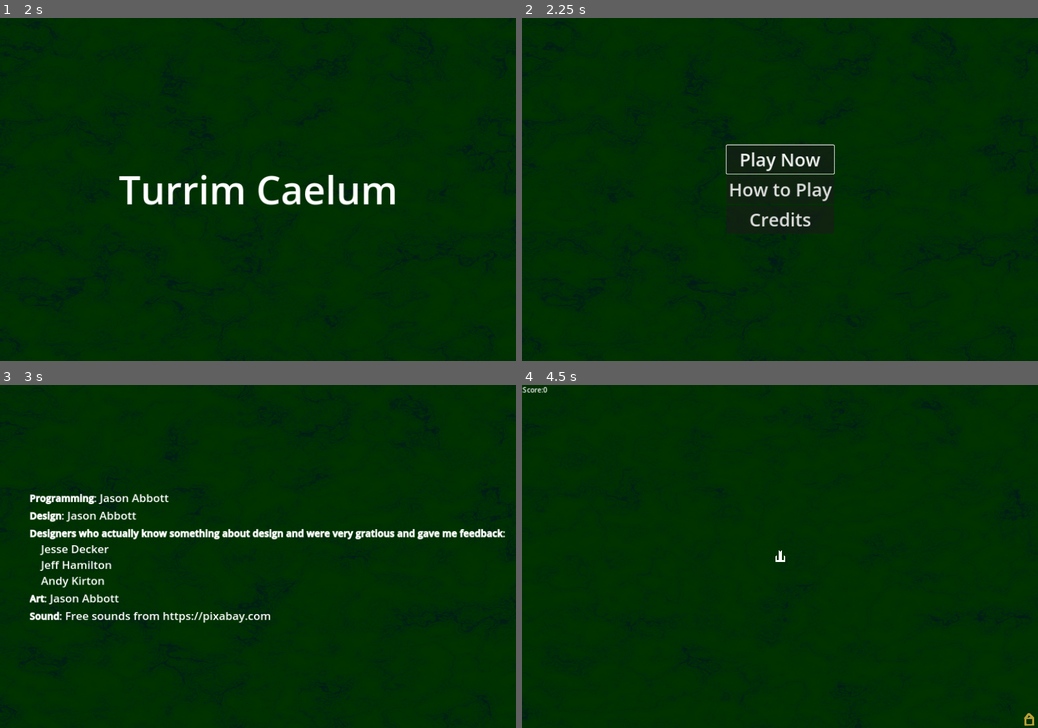
Above: before the commit, frames 1-4 (two rows, left to right).
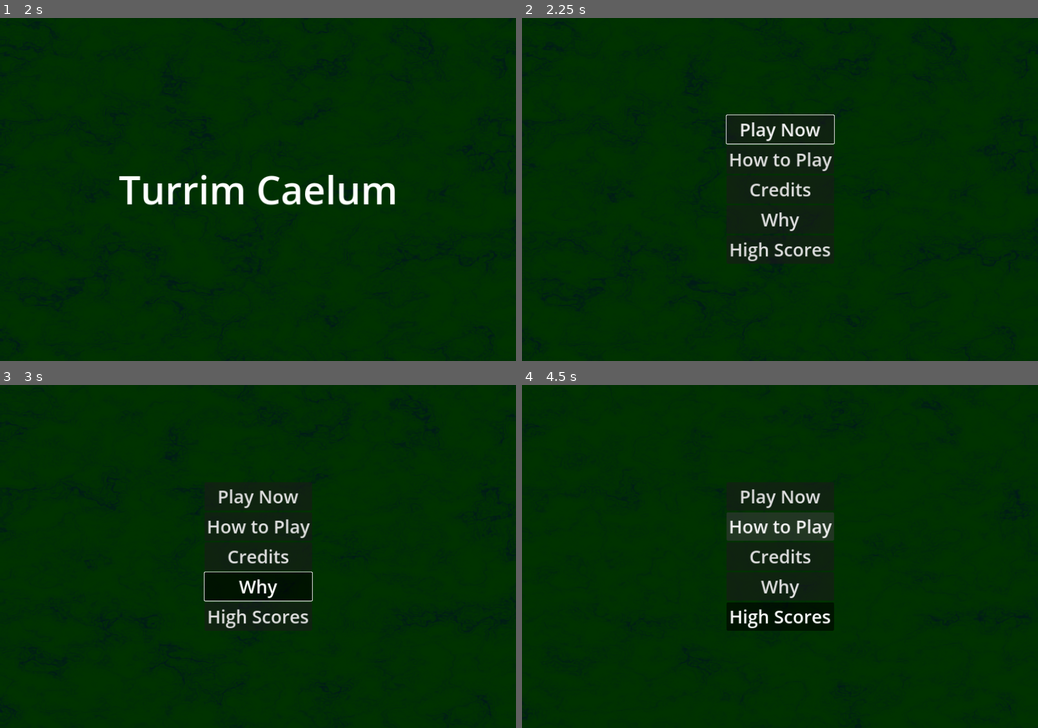
Above: after the commit, the same moments.

Repository: Habidakus/turrim-caelum
Game: Godot game, scene res://Scenes/main.tscn
The game is run twice, just before and just after one commit, with the same random seed, the same clock (stepped at 60 frames per second) and the same inputs. The engine's default icon, where the game draws it, is replaced by a stand-in: a white triangle on a blue panel in a dark square.
Inputs (mouse positions are in pixels of both pictures, inside the frame that each line leads up to):
- Up to frame 1 (2 s): tap Enter (pause) at 0.5 s; move the mouse to (371, 172) at 0.52 s; hold D (move_right) 0.53-1.28 s; click (371, 172) at 0.67 s; tap Space at 1.25 s; move the mouse to (154, 206) at 1.27 s; hold S (move_down) from 1.28 s (still down)
- Up to frame 2 (2.25 s): tap Enter (pause) at 2 s; move the mouse to (831, 114) at 2.02 s; release S (move_down) at 2.03 s; hold D (move_right) from 2.03 s (still down)
- Up to frame 3 (3 s): release D (move_right) at 2.75 s; click (258, 587) at 2.75 s, where only the run after the commit has a clickable "Why"
- Up to frame 4 (4.5 s): click (780, 618) at 3.5 s, where only the run after the commit has a clickable "High Scores"; click (780, 525) at 4.25 s, where only the run before the commit has a clickable "Play Now"

Frame 1 is identical in both runs. In frame 2, 2.3% of the frame differs, in the area x 39-61%, y 28-71%; in frame 3, 6.6%, in the area x 5-98%, y 30-71%; in frame 4, 4.2%.

Commit message:
Added high score list

Diff:
--- /dev/null
+++ b/Scenes/GameState_ShowPage_HighScore.gd
@@ -0,0 +1,13 @@
+extends GameState
+
+func enter_state():
+	get_tree().paused = true
+	%HUD.get_parent().populate_high_score()
+	%HUD.show_high_score()
+
+func exit_state():
+	%HUD.hide_high_score()
+
+func update(_delta):
+	if Input.is_anything_pressed():
+		%GameStateMachine.switch_state("MainMenu")
--- a/Scenes/hud.tscn
+++ b/Scenes/hud.tscn
@@ -241,7 +241,28 @@
 button_group = ExtResource("3_xur4o")
 text = "Credits"
 
+[node name="Menu_Why" type="Button" parent="Menu"]
+layout_mode = 2
+size_flags_vertical = 4
+focus_next = NodePath("../Menu_PlayGame")
+focus_previous = NodePath("../Menu_HowToPlay")
+theme_override_font_sizes/font_size = 42
+toggle_mode = true
+button_group = ExtResource("3_xur4o")
+text = "Why"
+
+[node name="Menu_HighScore" type="Button" parent="Menu"]
+layout_mode = 2
+size_flags_vertical = 4
+focus_next = NodePath("../Menu_PlayGame")
+focus_previous = NodePath("../Menu_HowToPlay")
+theme_override_font_sizes/font_size = 42
+toggle_mode = true
+button_group = ExtResource("3_xur4o")
+text = "High Scores"
+
 [node name="HowToPlay" type="VBoxContainer" parent="."]
+visible = false
 anchors_preset = 15
 anchor_right = 1.0
 anchor_bottom = 1.0
@@ -287,6 +308,63 @@
 fit_content = true
 
 [node name="Bottom_Space" type="RichTextLabel" parent="HowToPlay"]
+layout_mode = 2
+size_flags_vertical = 3
+theme_override_font_sizes/normal_font_size = 26
+theme_override_font_sizes/bold_font_size = 22
+bbcode_enabled = true
+fit_content = true
+
+[node name="HighScoreList" type="VBoxContainer" parent="."]
+visible = false
+anchors_preset = 15
+anchor_right = 1.0
+anchor_bottom = 1.0
+grow_horizontal = 2
+grow_vertical = 2
+
+[node name="Top_Space" type="RichTextLabel" parent="HighScoreList"]
+layout_mode = 2
+size_flags_vertical = 3
+theme_override_font_sizes/normal_font_size = 26
+theme_override_font_sizes/bold_font_size = 22
+bbcode_enabled = true
+fit_content = true
+
+[node name="HBoxContainer" type="HBoxContainer" parent="HighScoreList"]
+layout_mode = 2
+
+[node name="Left Space" type="RichTextLabel" parent="HighScoreList/HBoxContainer"]
+layout_mode = 2
+size_flags_horizontal = 3
+size_flags_vertical = 4
+bbcode_enabled = true
+fit_content = true
+scroll_active = false
+
+[node name="High Score Label" type="RichTextLabel" parent="HighScoreList/HBoxContainer"]
+layout_mode = 2
+size_flags_horizontal = 3
+size_flags_vertical = 4
+theme_override_font_sizes/normal_font_size = 36
+bbcode_enabled = true
+text = "[center]High Scores:[/center]"
+fit_content = true
+scroll_active = false
+
+[node name="Right Spacer" type="RichTextLabel" parent="HighScoreList/HBoxContainer"]
+layout_mode = 2
+size_flags_horizontal = 3
+size_flags_vertical = 4
+bbcode_enabled = true
+fit_content = true
+scroll_active = false
+
+[node name="ListContainer" type="GridContainer" parent="HighScoreList"]
+layout_mode = 2
+columns = 2
+
+[node name="Bottom_Space" type="RichTextLabel" parent="HighScoreList"]
 layout_mode = 2
 size_flags_vertical = 3
 theme_override_font_sizes/normal_font_size = 26
@@ -306,3 +384,5 @@
 [connection signal="pressed" from="Menu/Menu_PlayGame" to="." method="_on_menu_play_game_pressed"]
 [connection signal="pressed" from="Menu/Menu_HowToPlay" to="." method="_on_menu_how_to_play_pressed"]
 [connection signal="pressed" from="Menu/Menu_Credits" to="." method="_on_menu_credits_pressed"]
+[connection signal="pressed" from="Menu/Menu_Why" to="." method="_on_menu_why_pressed"]
+[connection signal="pressed" from="Menu/Menu_HighScore" to="." method="_on_menu_highscore_pressed"]
--- a/Scenes/main.tscn
+++ b/Scenes/main.tscn
@@ -16,6 +16,7 @@
 [ext_resource type="Script" path="res://Scripts/GameState_Playing_GameOver.gd" id="14_sx1bj"]
 [ext_resource type="Script" path="res://Scripts/GameState_ShowPage_HowToPlay.gd" id="15_j06ph"]
 [ext_resource type="Script" path="res://Scripts/GameState_ShowPage_Credits.gd" id="16_yl58h"]
+[ext_resource type="Script" path="res://Scenes/GameState_ShowPage_HighScore.gd" id="17_54e7x"]
 
 [sub_resource type="FastNoiseLite" id="FastNoiseLite_vua4k"]
 
@@ -86,4 +87,7 @@
 [node name="ShowPage_Credits" type="Node" parent="GameStateMachine"]
 script = ExtResource("16_yl58h")
 
+[node name="ShowPage_HighScore" type="Node" parent="GameStateMachine"]
+script = ExtResource("17_54e7x")
+
 [connection signal="increase_score" from="." to="." method="_on_increase_score"]
--- a/Scripts/hud.gd
+++ b/Scripts/hud.gd
@@ -44,6 +44,7 @@
 	$Credits.hide()
 	$MoneyValue.hide()
 	$MoneyLabel.hide()
+	$HighScoreList.hide()
 
 func select_card(dir: int):
 	if dir == 0: # card was clicked on
@@ -171,6 +172,38 @@
 func _on_menu_credits_pressed():
 	%GameStateMachine.switch_state("ShowPage_Credits")
 
+func _on_menu_why_pressed():
+	pass # Replace with function body.
+
+func _on_menu_highscore_pressed():
+	%GameStateMachine.switch_state("ShowPage_HighScore")
+
+func populate_high_score(highScores : Array):
+	var children = $HighScoreList/ListContainer.get_children()
+	for child in children:
+		$HighScoreList/ListContainer.remove_child(child)
+	for entry in highScores:
+		var hscore : int = entry[0]
+		var scoreChild = RichTextLabel.new()
+		scoreChild.layout_mode = 2
+		scoreChild.size_flags_horizontal = 3
+		scoreChild.size_flags_vertical = 3
+		scoreChild.bbcode_enabled = true
+		scoreChild.text = str("[right][font_size=22]", hscore, "[/font_size][/right]")
+		scoreChild.fit_content = true
+		scoreChild.scroll_active = false
+		$HighScoreList/ListContainer.add_child(scoreChild)
+		var hname : String = entry[1]
+		var nameChild = RichTextLabel.new()
+		nameChild.layout_mode = 2
+		nameChild.size_flags_horizontal = 3
+		nameChild.size_flags_vertical = 3
+		nameChild.bbcode_enabled = true
+		nameChild.text = str("[left][font_size=22]", hname, "[/font_size][/left]")
+		nameChild.fit_content = true
+		nameChild.scroll_active = false
+		$HighScoreList/ListContainer.add_child(nameChild)
+
 # ----------------- STATE FUNCTIONS -----------------
 
 func show_title():
@@ -226,3 +259,9 @@
 
 func hide_page_how_to_play():
 	$HowToPlay.hide()
+
+func show_high_score():
+	$HighScoreList.show()
+
+func hide_high_score():
+	$HighScoreList.hide()
--- a/Scripts/main.gd
+++ b/Scripts/main.gd
@@ -290,6 +290,16 @@
 	score += amount
 	$HUD.set_score(score)
 
+func populate_high_score():
+	highscore_list.sort_custom(highscore_list_sorter)
+	var count = highscore_list.size()
+	if count > 12:
+		count = 12
+	var hud_high_score : Array = []
+	for entry in count:
+		hud_high_score.append(highscore_list[entry])
+	%HUD.populate_high_score(hud_high_score)
+
 func save_highscore():
 	var file = FileAccess.open(highscore_filepath, FileAccess.WRITE)
 	var count = highscore_list.size()
Not shown: 1 places in Scenes/main.tscn that only renumber resources
